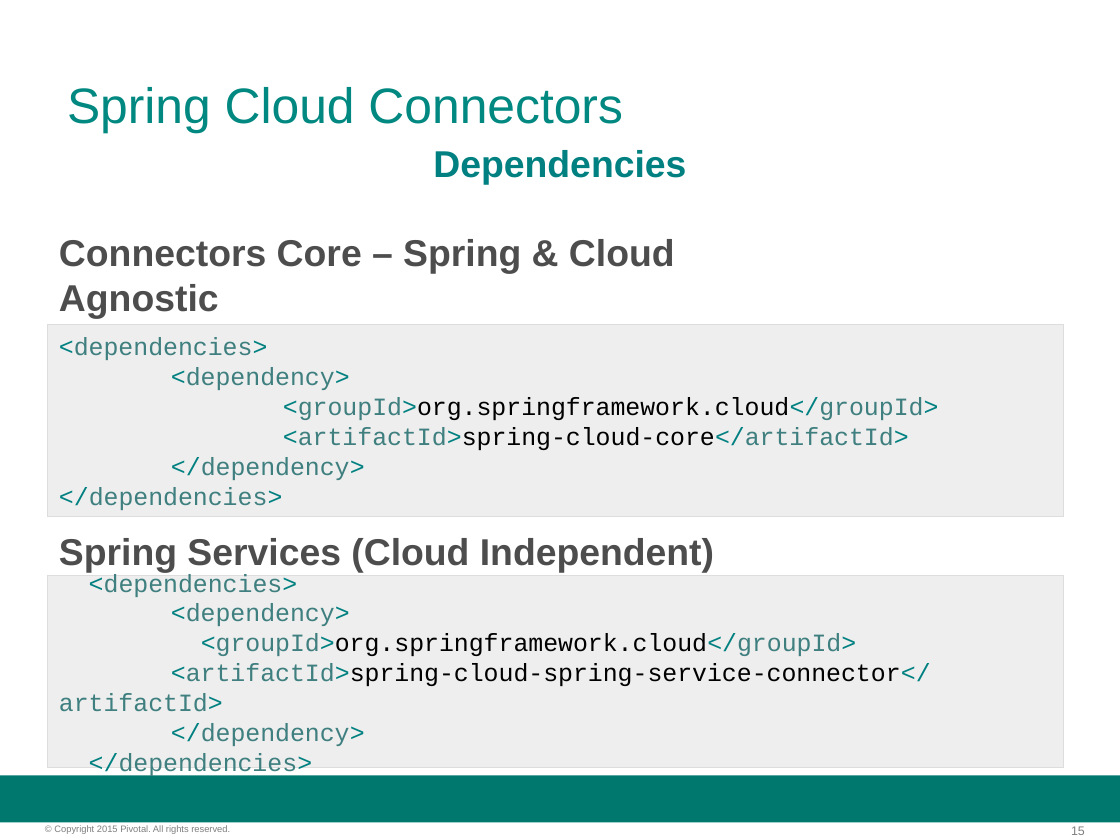
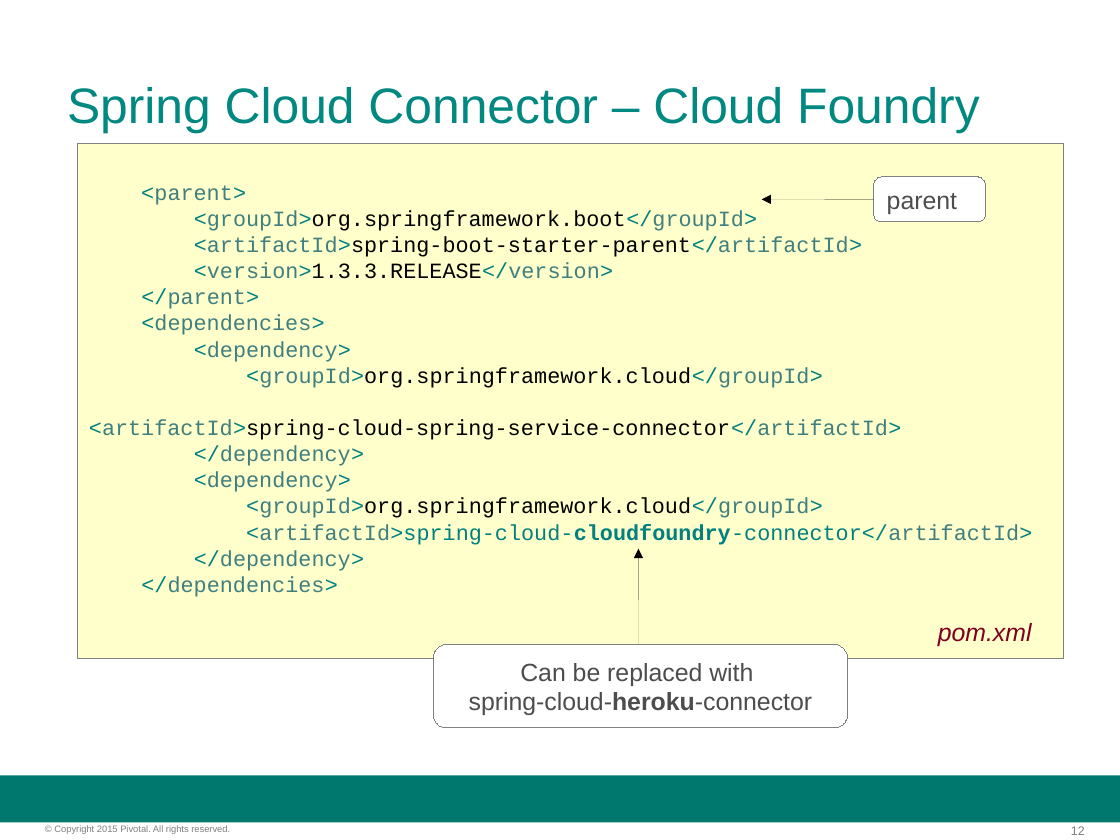
Before and after one commit to ChenLinBo/MigratingAMonolithApplicationToCloudNative, a slide deck: slide 12 of sessions/slides/session-03-rest-cloud-connector.odp (slide 15 before the commit). Drawn at 1120x840 pixels with LibreOffice and Linux fonts; fonts in the diff are those of the drawing; background and template pictures are left out. Boxes give left, top, right and bottom in pixels: in the first picture for what was removed or moved away, otherwise in the second. Text is boxed around its words. In the diff, an @@ line names an element or a change of style, - is before the commit and + after.

Commit message:
03 cloud connector slides - improved examples

```diff
--- a/sessions/slides/session-03-rest-cloud-connector.odp
+++ b/sessions/slides/session-03-rest-cloud-connector.odp
@@ title at [67,87,980,133]: text changed @@
-Spring Cloud Connectors
+Spring Cloud Connector – Cloud Foundry
@@ rectangle "<parent>": place and size @@
-rectangle "<parent>" at [48,325,1064,516]
+rectangle "<parent>" at [78,143,1064,659]
@@ rectangle "<parent>" at [78,143,1064,659]: fill #EEEEEE to #FFFFCC; outline #DDDDDD 0 pt to #808080 0 pt @@
@@ text removed at [433,150,686,185] @@
-Dependencies
@@ rounded rectangle added at [874,177,986,222], fill #FFFFFF, outline #808080 0 pt, 16 pt, text #4D4D4D @@
+parent
@@ text in rectangle at [141,185,862,309]: paragraphs added @@
+<parent>
+<groupId>org.springframework.boot</groupId>
+<artifactId>spring-boot-starter-parent</artifactId>
+<version>1.3.3.RELEASE</version>
+</parent>
@@ arrow added from (874, 199) to (762, 199), #000000 0 pt @@
@@ text removed at [59,239,675,319] @@
-Connectors Core – Spring & Cloud Agnostic
@@ text in rectangle at [141,315,823,597]: size 16 to 14 pt in "<dependencies>", "<dependency>", "<groupId>org.springframework.cloud</groupId>", "</dependency>" and 1 more places @@
@@ text in rectangle at [89,419,1032,545]: text changed; size 16 to 14 pt @@
-<artifactId>spring-cloud-core</artifactId>
+<artifactId>spring-cloud-spring-service-connector</artifactId>
+</dependency>
+<dependency>
+<groupId>org.springframework.cloud</groupId>
+<artifactId>spring-cloud-cloudfoundry-connector</artifactId>
@@ text removed at [59,538,714,573] @@
-Spring Services (Cloud Independent)
@@ arrow added from (638, 644) to (638, 549), #000000 0 pt @@
@@ rectangle removed at [48,576,1064,767] @@
-<dependencies>
-<dependency>
-<groupId>org.springframework.cloud</groupId>
-<artifactId>spring-cloud-spring-service-connector</artifactId>
-</dependency>
-</dependencies>
@@ text added at [938,623,1032,646], 16 pt, text #7E0021, italic @@
+pom.xml
@@ rounded rectangle added at [433,644,848,728], fill #FFFFFF, outline #808080 0 pt, 16 pt, text #4D4D4D @@
+Can be replaced with
+spring-cloud-heroku-connector
@@ page number at [1071,826,1085,835]: text changed @@
-15
+12
```
Also in this commit, not shown: 1 other slide changed, 1 slide added, 4 slides removed, 2 other files.
